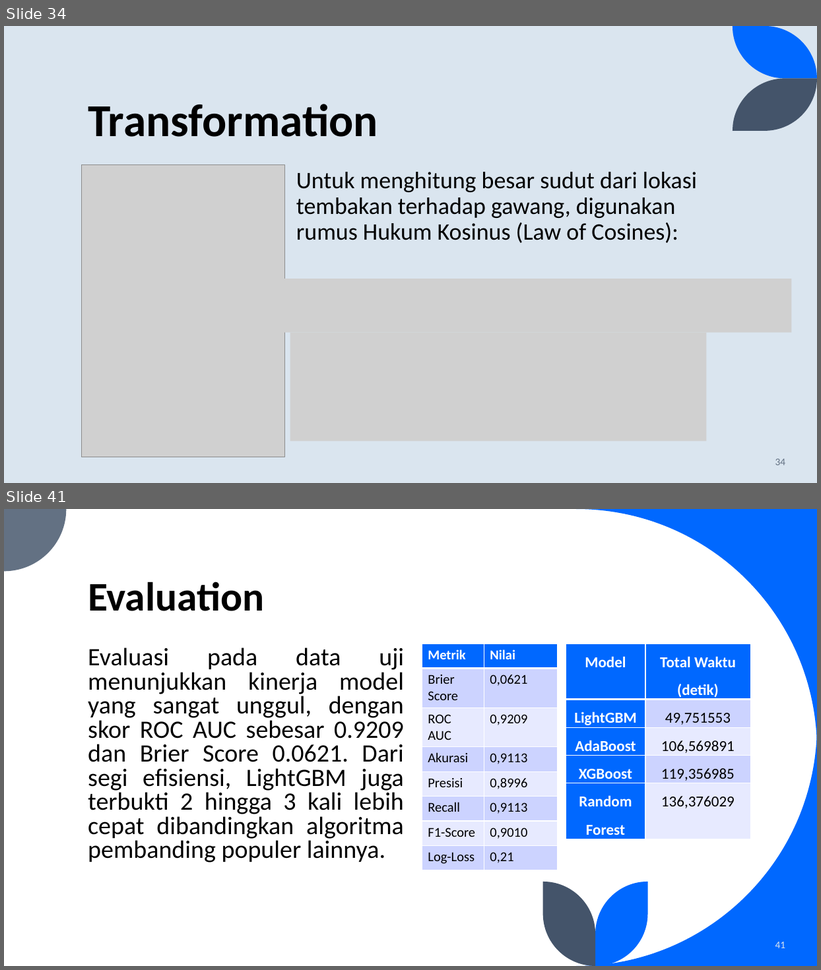
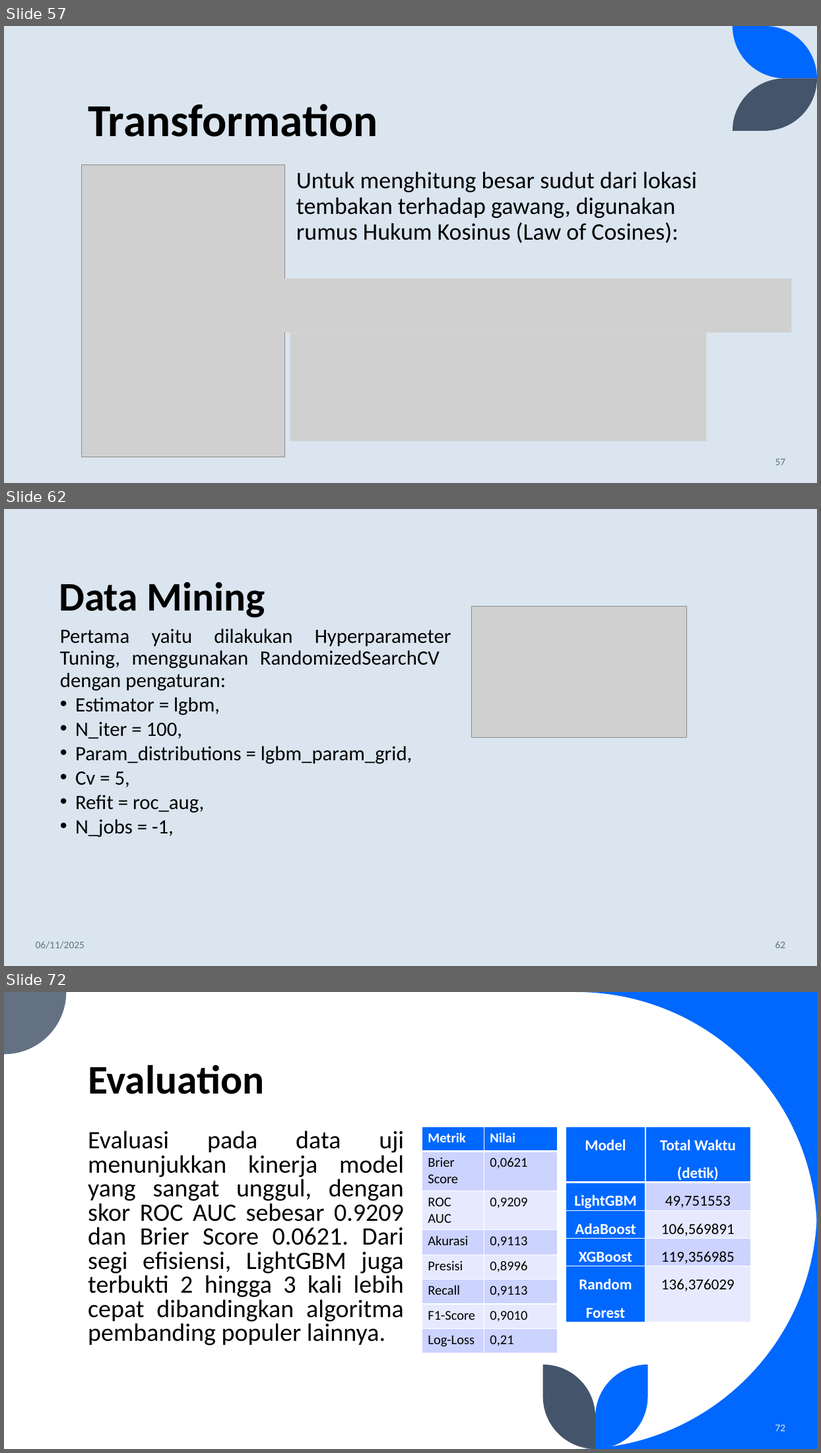
Before and after one commit to fadhilra101/skripsi, a slide deck: ppt/PPT SEMHAS Fadhil Raihan Akbar 11210930000101.pptx. Shown one above the other, each under a label of ours: slides 34 and 41 before the commit, slides 57, 62 and 72 after it; the slides between them are not shown. The pictures are 821x970 and 821x1453 pixels, drawn with LibreOffice and Linux fonts; fonts in the diff are those of the drawing; grey boxes stand for pictures. Boxes give left, top, right and bottom in pixels: in the first picture for what was removed or moved away, otherwise in the second. Text is boxed around its words. In the diff, an @@ line names an element or a change of style, - is before the commit and + after.

```diff
--- a/ppt/PPT SEMHAS Fadhil Raihan Akbar 11210930000101.pptx
+++ b/ppt/PPT SEMHAS Fadhil Raihan Akbar 11210930000101.pptx
@@ slide 62 added at [4,509,817,966], background #DAE5EF @@
@@ title added at [59,582,265,618], 48 pt, text #000000, bold @@
+Data Mining
@@ picture added at [472,607,687,738] @@
@@ text added at [60,628,451,838], 24 pt, text #000000 @@
+Pertama yaitu dilakukan Hyperparameter Tuning, menggunakan RandomizedSearchCV dengan pengaturan:
+• Estimator = lgbm,
+• N_iter = 100,
+• Param_distributions = lgbm_param_grid,
+• Cv = 5,
+• Refit = roc_aug,
+• N_jobs = -1,
@@ text added at [36,941,85,949], 12 pt, text #637183 @@
+06/11/2025
@@ page number added at [776,941,786,949], 12 pt, text #637183 @@
+62
@@ what was slide 34 is now slide 57 @@
@@ page number at [776,459,786,466]: text changed @@
-34
+57
@@ what was slide 41 is now slide 72 @@
@@ page number at [776,1425,786,1432]: text changed @@
-41
+72
```
Also in this commit, not shown: 29 slides changed, 32 other slides added, 2 slides removed, 3 other files.
